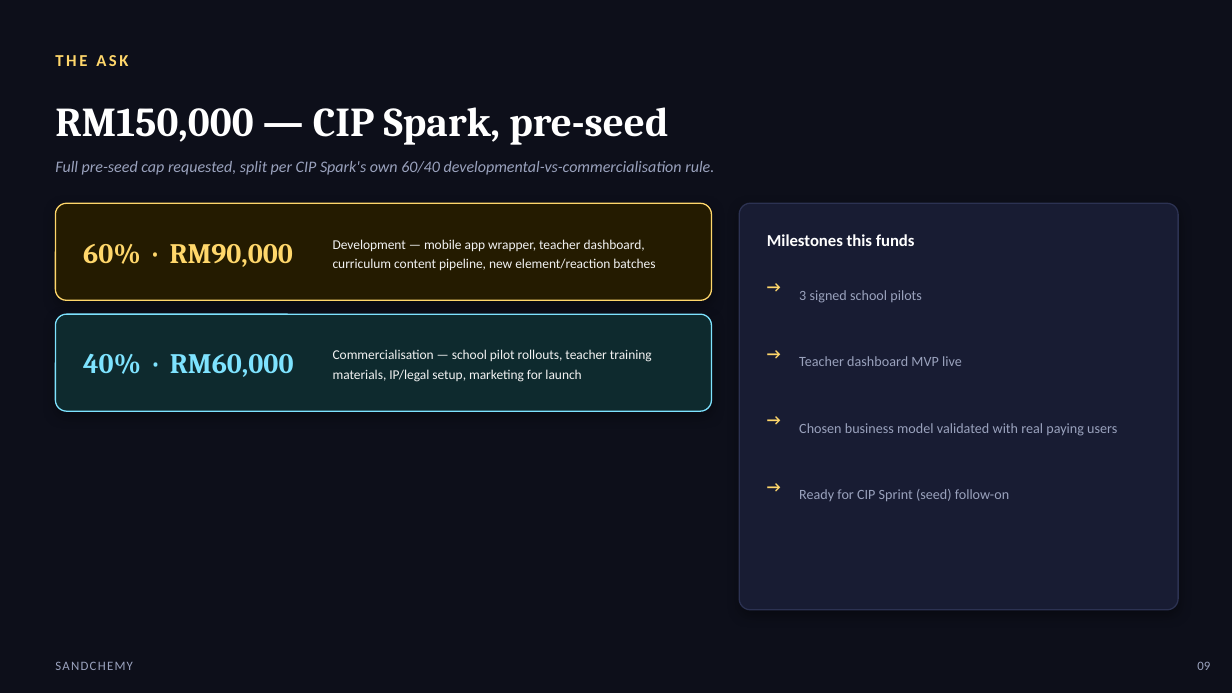
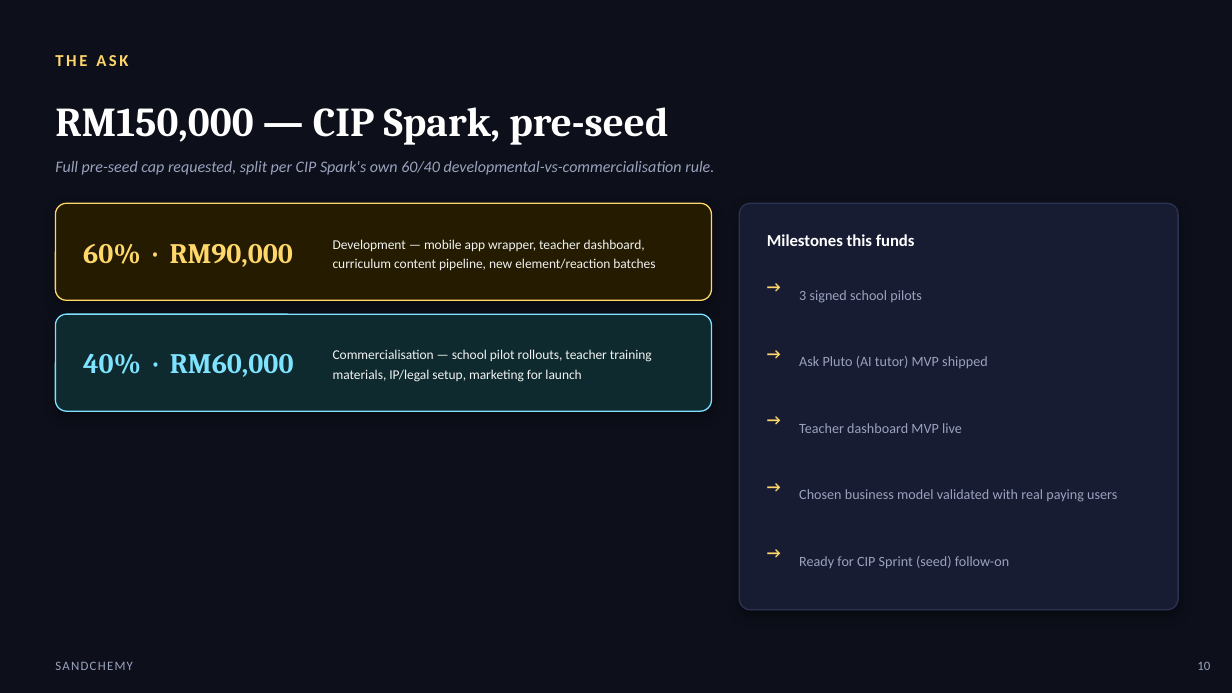
Before and after one commit to aliffhussien/sandchemy, a slide deck: slide 10 of pitch/Sandchemy_CIP_Spark_Pitch_Deck.pptx (slide 9 before the commit). Drawn at 1232x693 pixels with LibreOffice and Linux fonts; fonts in the diff are those of the drawing. Boxes give left, top, right and bottom in pixels: in the first picture for what was removed or moved away, otherwise in the second. Text is boxed around its words. In the diff, an @@ line names an element or a change of style, - is before the commit and + after.

Commit message:
Add Pluto roadmap teaser to website and pitch deck
- landing.html: new #roadmap section (nav link + 3 module cards: Ask
  Pluto, Authoring Copilot, Teacher Generator), badged 'scoped, not yet
  built', restates the opt-in disclosure commitment from PLAN.md
- Pitch deck: new slide 5/12 introducing Pluto (badged SCOPED - NOT YET
  BUILT), roadmap timeline (slide 8) and ask milestones (slide 10)
  updated to reference the Ask Pluto MVP
- Copy only in both places -- zero Pluto code exists, both placements
  say so explicitly
- PLAN.md/README.md updated to record this addition

```diff
--- a/pitch/Sandchemy_CIP_Spark_Pitch_Deck.pptx
+++ b/pitch/Sandchemy_CIP_Spark_Pitch_Deck.pptx
@@ text added at (x1=799, y1=356, x2=988, y2=368), 11 pt, text #9AA2BD @@
+Ask Pluto (AI tutor) MVP shipped
@@ text added at (x1=767, y1=534, x2=795, y2=571), 12 pt, text #FFD76B, bold @@
+→
@@ 3 texts moved together from (x1=799, y1=356, x2=1117, y2=501) to (x1=799, y1=423, x2=1117, y2=568) @@
@@ text at (x1=1197, y1=662, x2=1210, y2=670): text changed @@
-09
+10
```
Also in this commit, not shown: 5 other slides changed, 1 slide added, 3 other files.
